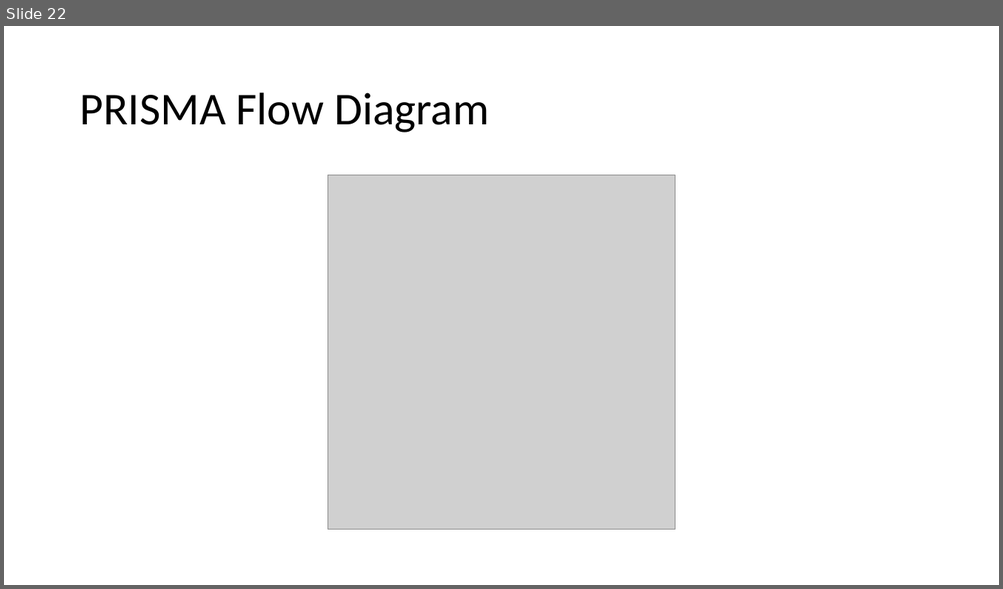
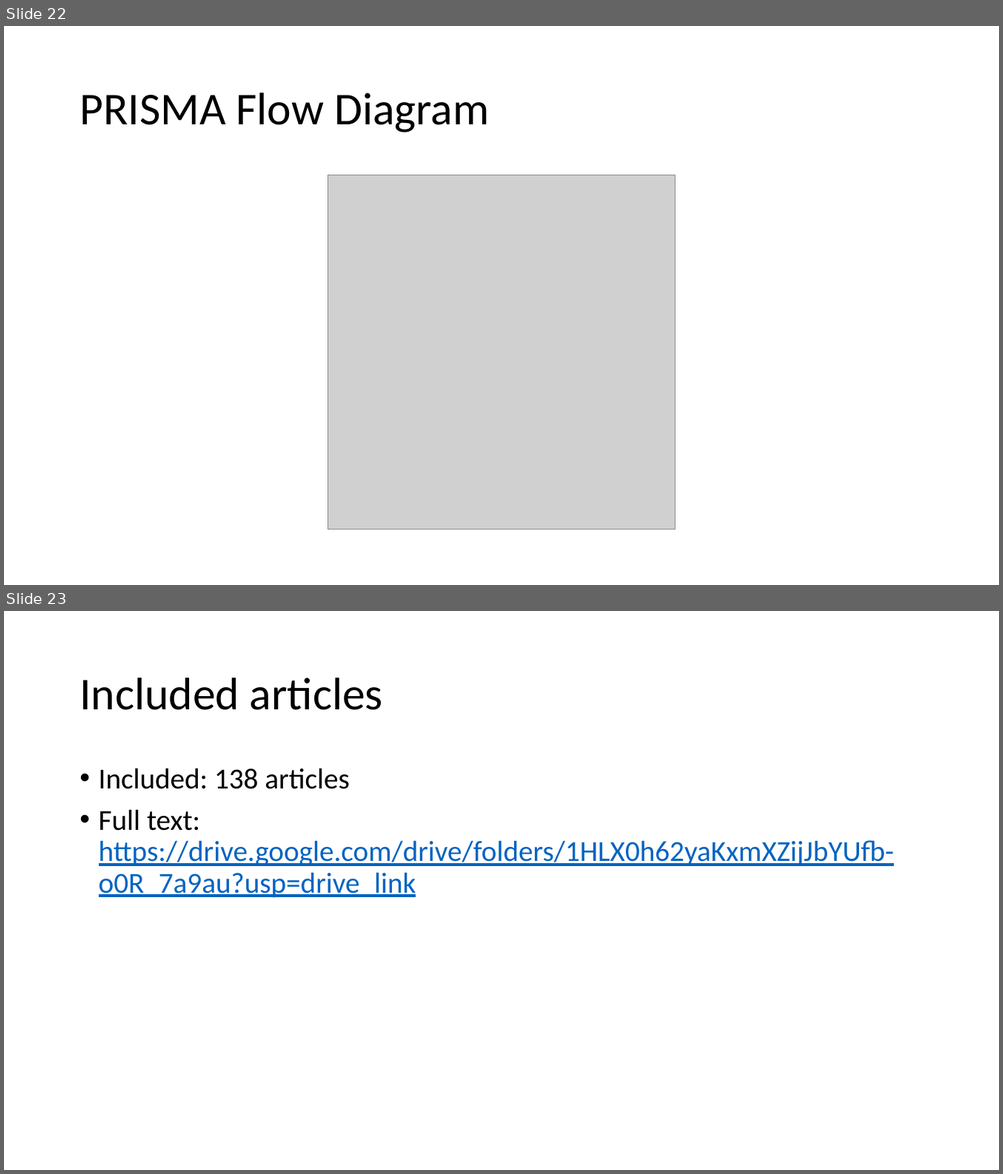
Before and after one commit to BruceChen034020/EstrogenImmunomodulationSystematicReview, a slide deck: Estrogen as an immunomodulator and its role in.pptx. Shown one above the other, each under a label of ours: slide 22 before the commit, slides 22 and 23 after it. The pictures are 1003x589 and 1003x1174 pixels, drawn with LibreOffice and Linux fonts; fonts in the diff are those of the drawing; grey boxes stand for pictures. Boxes give left, top, right and bottom in pixels: in the first picture for what was removed or moved away, otherwise in the second. Text is boxed around its words. In the diff, an @@ line names an element or a change of style, - is before the commit and + after.

```diff
--- a/Estrogen as an immunomodulator and its role in.pptx
+++ b/Estrogen as an immunomodulator and its role in.pptx
@@ slide 23 added at (x1=4, y1=611, x2=999, y2=1170), background #FFFFFF @@
@@ title added at (x1=79, y1=678, x2=383, y2=710), 44 pt, text #000000 @@
+Included articles
@@ text added at (x1=99, y1=768, x2=893, y2=898), 28 pt, text #0563C1, underline @@
+• Included: 138 articles
+• Full text: https://drive.google.com/drive/folders/1HLX0h62yaKxmXZijJbYUfb-o0R_7a9au?usp=drive_link
```
Also in this commit, not shown: 2 other slides added.
